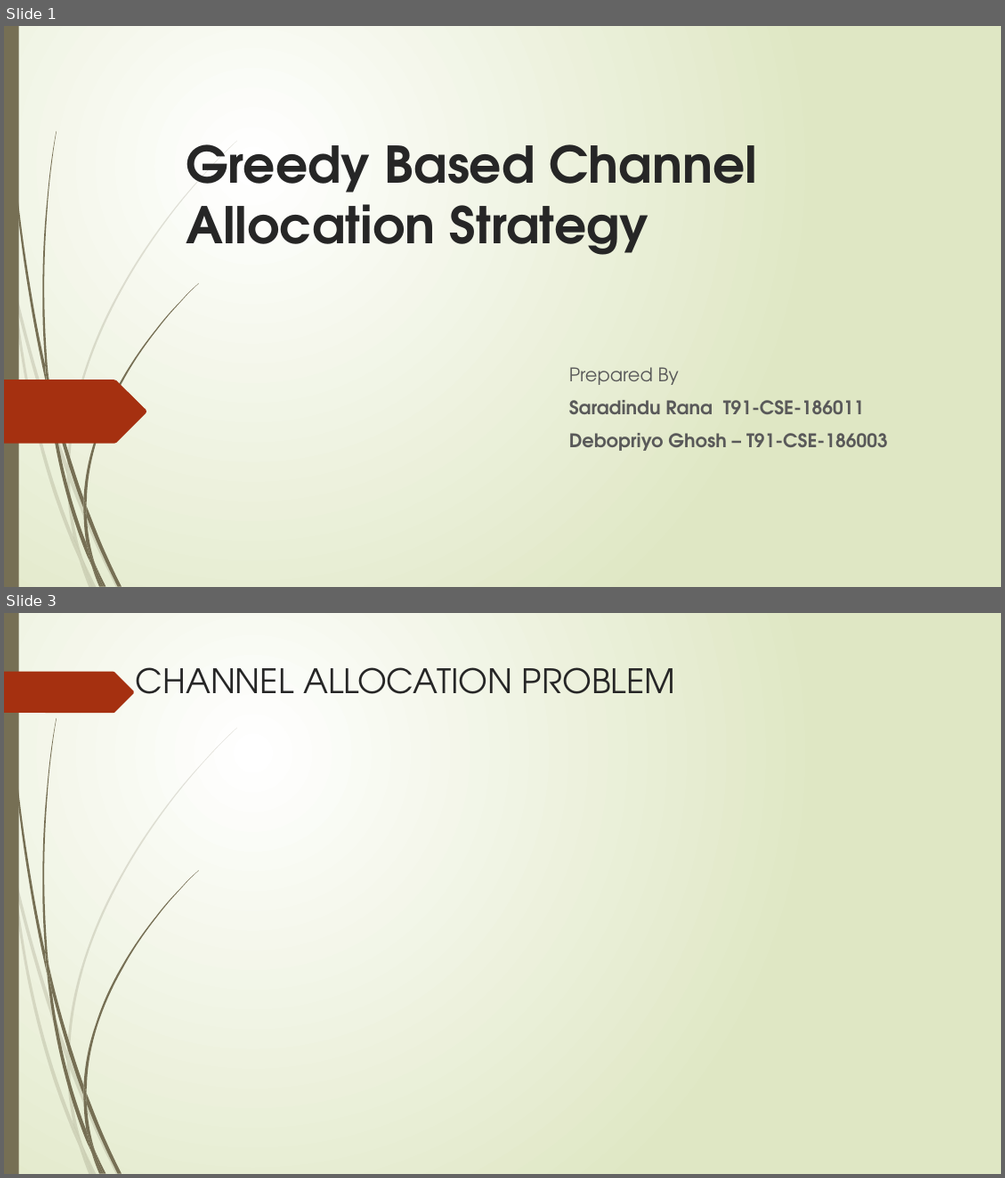
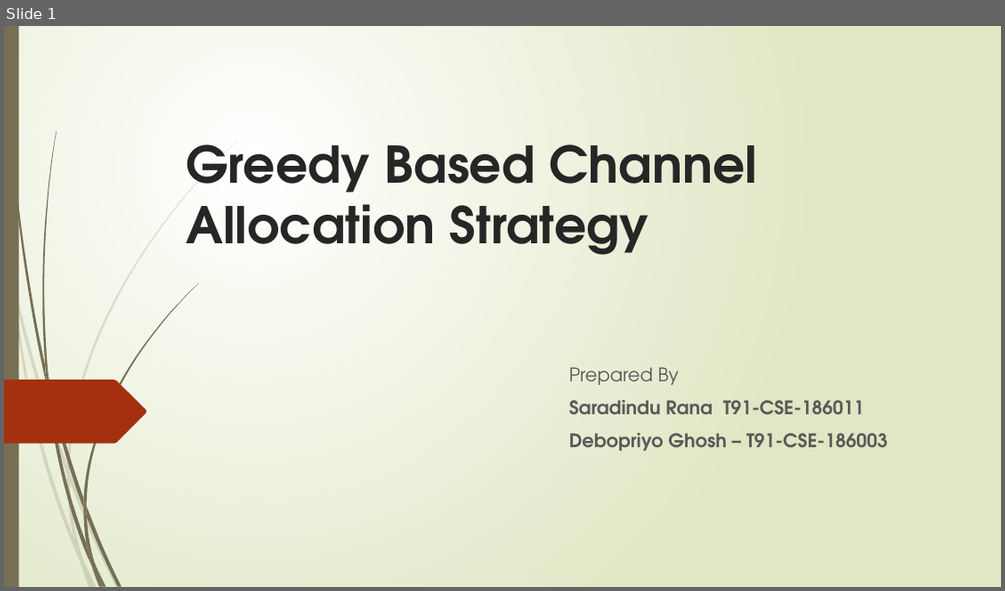
Before and after one commit to debopriyodjghosh/Channel-allocation-web-app, a slide deck: Docs/ppt.pptx. Shown one above the other, each under a label of ours: slides 1 and 3 before the commit, slide 1 after it; the slides between them are not shown. The pictures are 1005x1178 and 1005x591 pixels, drawn with LibreOffice and Linux fonts; fonts in the diff are those of the drawing. Boxes give left, top, right and bottom in pixels: in the first picture for what was removed or moved away, otherwise in the second. Text is boxed around its words. In the diff, an @@ line names an element or a change of style, - is before the commit and + after.

```diff
--- a/Docs/ppt.pptx
+++ b/Docs/ppt.pptx
@@ slide 3 removed at box(4, 613, 1001, 1174), background gradient #FFFFFF to #DFE8C4; not listed: 23 template elements that a slide beside it also shows @@
@@ freeform shape removed at box(4, 672, 134, 713) @@
@@ title removed at box(136, 667, 675, 694) @@
-CHANNEL ALLOCATION PROBLEM
```
Also in this commit, not shown: 1 slide changed, 6 slides added, 14 other files.
